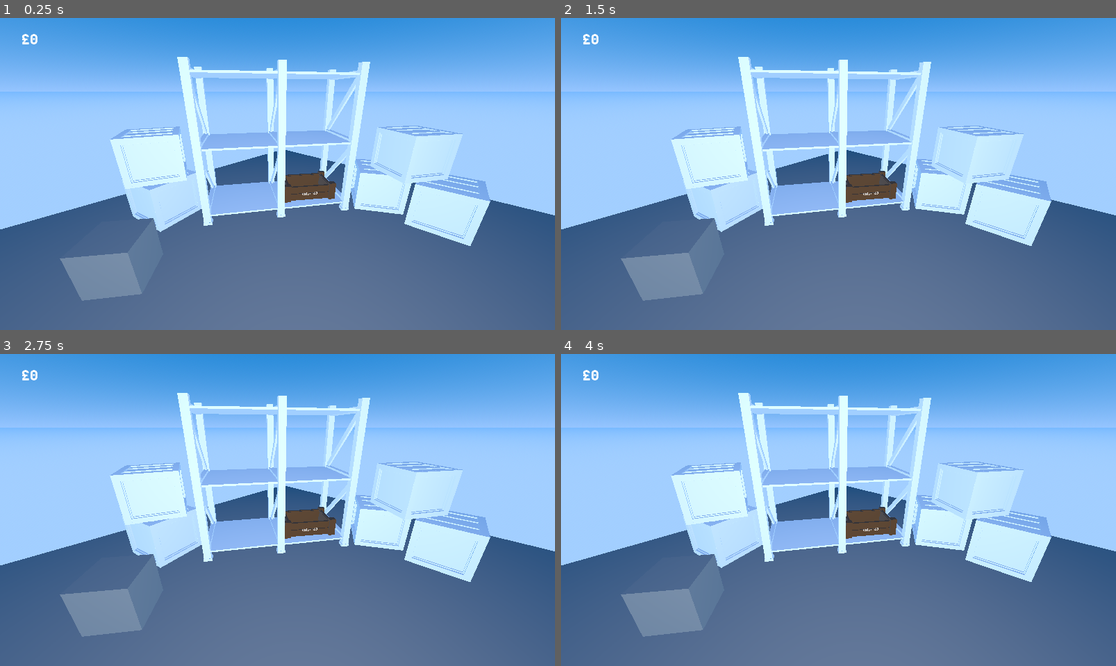
Above: before the commit, frames 1-4 (two rows, left to right).
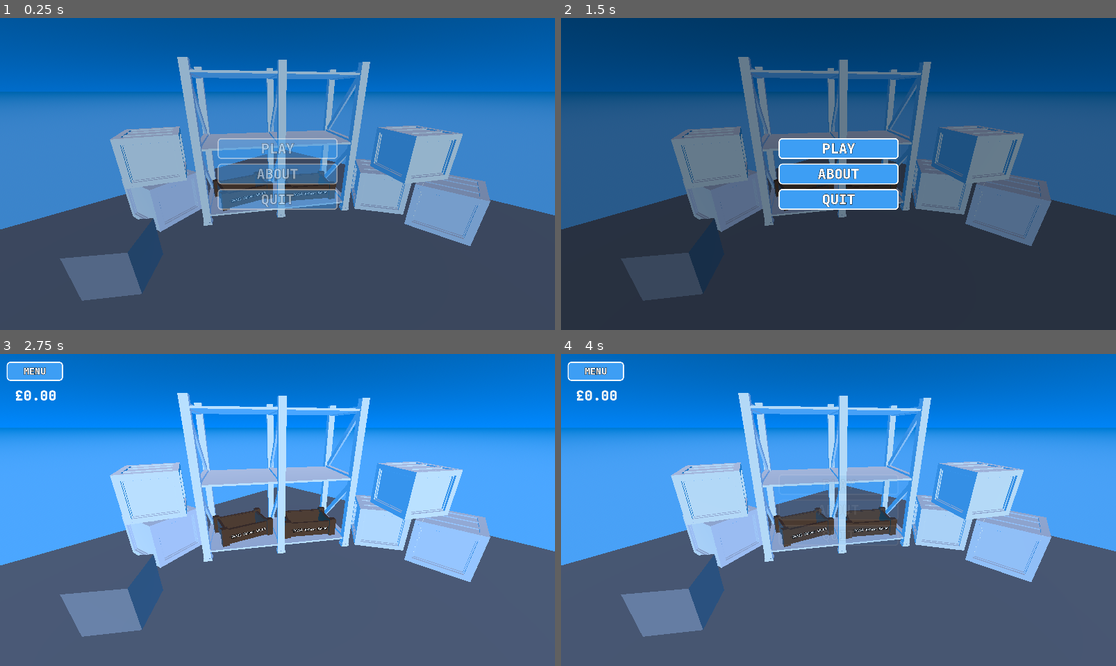
Above: after the commit, the same moments.

Repository: corporal1chicken/our-first-egg
Game: Godot game, scene res://world.tscn
Two runs of this game, one before a commit and one after it. Both use one fixed random seed, a clock stepped at 60 frames per second and the inputs below.
Inputs (mouse positions are in pixels of both pictures, inside the frame that each line leads up to):
- Up to frame 1 (0.25 s): no input
- Up to frame 2 (1.5 s): click (838, 174) at 0.5 s, where only the run after the commit has a clickable "ABOUT"; click (616, 301) at 1.25 s, where only the run after the commit has a clickable "BACK"
- Up to frame 3 (2.75 s): click (277, 485) at 2 s, where only the run after the commit has a clickable "PLAY"
- Up to frame 4 (4 s): click (594, 372) at 2.75 s, where only the run after the commit has a clickable "MENU"; click (838, 485) at 3.5 s, where only the run after the commit has a clickable "PLAY"

The runs differ from the first frame. In frame 1, 100% of the frame differs, in the area x 0-100%, y 0-100%; in frame 2, 100%; in frame 3, 80%; in frame 4, 88%.

Commit message:
Main Menu + Selling Eggs

Diff:
--- a/globals/manager.gd
+++ b/globals/manager.gd
@@ -1,7 +1,11 @@
 extends Node
+
+var is_on_menu: bool = true
 
 var holding_egg: bool = false
 var egg_scene: Interactable
+
+var player_money: float = 0.0
 
 func set_egg(egg: PackedScene):
 	var clone: Interactable = egg.instantiate()
@@ -14,9 +18,18 @@
 	holding_egg = true
 	Signals.is_holding_egg.emit()
 
+func cancel_egg():
+	holding_egg = false
+
+	Signals.finished_holding_egg.emit()
+
 func clear_egg():
 	egg_scene.queue_free()
 	egg_scene = null
 	holding_egg = false
 
 	Signals.finished_holding_egg.emit()
+
+func add_money(amount: float):
+	player_money += amount
+	Signals.update_ui.emit()
--- a/globals/signals.gd
+++ b/globals/signals.gd
@@ -5,3 +5,7 @@
 
 signal is_holding_egg()
 signal finished_holding_egg()
+
+signal update_ui()
+signal menu_opened()
+signal menu_closed()
--- /dev/null
+++ b/resources/buttons/hover.tres
@@ -0,0 +1,13 @@
+[gd_resource type="StyleBoxFlat" format=3 uid="uid://ycngd8comrtl"]
+
+[resource]
+bg_color = Color(0.08870471, 0.48033124, 0.79009646, 1)
+border_width_left = 4
+border_width_top = 4
+border_width_right = 4
+border_width_bottom = 4
+border_color = Color(1, 1, 1, 1)
+corner_radius_top_left = 12
+corner_radius_top_right = 12
+corner_radius_bottom_right = 12
+corner_radius_bottom_left = 12
--- /dev/null
+++ b/resources/buttons/normal.tres
@@ -0,0 +1,13 @@
+[gd_resource type="StyleBoxFlat" format=3 uid="uid://blhovwbquxv71"]
+
+[resource]
+bg_color = Color(0.23950037, 0.6202208, 0.95636564, 1)
+border_width_left = 4
+border_width_top = 4
+border_width_right = 4
+border_width_bottom = 4
+border_color = Color(1, 1, 1, 1)
+corner_radius_top_left = 12
+corner_radius_top_right = 12
+corner_radius_bottom_right = 12
+corner_radius_bottom_left = 12
--- a/scenes/crate/crate.gd
+++ b/scenes/crate/crate.gd
@@ -13,10 +13,18 @@
 @onready var red_outline: Node3D = $red_outline
 @onready var item_position: Node3D = $item_position
 
+enum State{FILLING, SELLING}
+
+var is_hovering: bool = false
+var current_state: State
+
 func _ready():
 	_add_to_group(self)
 
+	$current_value.text = "[0/%d] Value: £0.00" % [max_capacity]
+
 	default_position = self.position
+	current_state = State.SELLING
 
 	Signals.is_holding_egg.connect(_on_holding_egg)
 	Signals.finished_holding_egg.connect(_on_finished_holding_egg)
@@ -27,32 +35,47 @@
 
 	await tween.finished
 
+func _hover_actions(action: String):
+	block_hover = true
+	block_click = true
+
+	match action:
+		"start":
+			is_hovering = true
+			await _tween_crate("position", hover_position, 0.4)
+		"exit":
+			is_hovering = false
+			await _tween_crate("position", default_position, 0.4)
+
+	block_hover = false
+	block_click = false
+
 func start_hover():
 	if Manager.holding_egg: red_outline.visible = false
 
 	white_outline.visible = true
-	block_hover = true
-	block_click = true
-	await _tween_crate("position", hover_position, 0.4)
-	block_hover = false
-	block_click = false
+	_hover_actions("start")
 
 func exit_hover():
 	if Manager.holding_egg: red_outline.visible = true
 
 	white_outline.visible = false
-	block_hover = true
-	block_click = true
-	await _tween_crate("position", default_position, 0.4)
-	block_hover = false
-	block_click = false
+	_hover_actions("exit")
 
-func clicked():
+func _selling():
+	Manager.add_money(sell_value)
+	current_fill = 0
+	sell_value = 0.0
+	$current_value.text = "[0/%d] Value: £0.00" % [max_capacity]
+
+func _filling():
 	if not Manager.holding_egg: return
+	if not is_hovering: return
+	if is_full: return
 
 	block_hover = true
 	block_click = true
-	await _tween_crate("position", hover_position, 0.4)
+
 	await Manager.egg_scene.tween_egg("position", item_position.global_position, 0.8)
 
 	var multiplier: float = 1.0
@@ -61,14 +84,27 @@
 		multiplier = 0.5
 
 	sell_value += Manager.egg_scene.get_sell_value() * multiplier
-	$current_value.text = "Value: £%s0" % str(sell_value)
+	current_fill += 1
+
+	if current_fill >= max_capacity: is_full = true
+
+	$current_value.text = "[%d/%d] Value: £%s0" % [current_fill, max_capacity, str(sell_value)]
 
 	Manager.clear_egg()
 	block_hover = false
 	block_click = false
 
+func clicked():
+	match current_state:
+		0:
+			_filling()
+		1:
+			_selling()
+
 func _on_holding_egg():
 	red_outline.visible = true
+	current_state = State.FILLING
 
 func _on_finished_holding_egg():
 	red_outline.visible = false
+	current_state = State.SELLING
--- a/scenes/crate/crate.tscn
+++ b/scenes/crate/crate.tscn
@@ -1,7 +1,8 @@
-[gd_scene load_steps=6 format=3 uid="uid://ddikpf4n1i5wd"]
+[gd_scene load_steps=7 format=3 uid="uid://ddikpf4n1i5wd"]
 
 [ext_resource type="Script" uid="uid://bs481merf0egh" path="res://scenes/crate/crate.gd" id="1_jpei4"]
 [ext_resource type="PackedScene" uid="uid://bjw31wopisgbx" path="res://scenes/crate/crate.glb" id="2_j1jke"]
+[ext_resource type="FontFile" uid="uid://2lelg2toamun" path="res://assets/fonts/jetbrains_extrabold.ttf" id="3_3v208"]
 
 [sub_resource type="StandardMaterial3D" id="StandardMaterial3D_j1jke"]
 transparency = 1
@@ -66,9 +67,10 @@
 transform = Transform3D(0.99999976, 0, 0, 0, 0.99999976, 0, 0, 0, 0.99999976, -0.65075165, 0.23811248, -0.268968)
 
 [node name="current_value" type="Label3D" parent="."]
-transform = Transform3D(-4.371138e-08, 0, 0.99999976, 0, 0.99999976, 0, -0.99999976, 0, -4.371138e-08, 0.07380207, -0.054246802, -0.25830784)
-outline_modulate = Color(0, 0, 0, 0)
-text = "Value: £0"
+transform = Transform3D(-4.371138e-08, 0, 0.99999976, 0, 0.99999976, 0, -0.99999976, 0, -4.371138e-08, 0.07380207, -0.0542468, -0.28156188)
+text = "[0/4] Value: £0.00"
+font = ExtResource("3_3v208")
+font_size = 28
 
 [editable path="mesh"]
 [editable path="white_outline"]
--- a/scenes/egg/egg.gd
+++ b/scenes/egg/egg.gd
@@ -9,10 +9,15 @@
 const STARTING_OFFSET = Vector3(0.0, 4.0, 0.0)
 const DEFAULT_TWEEN_DURATION: float = 1.0
 
+enum State{IDLE, HELD}
+
 var current_type: Dictionary
+var current_state: State
 
 func _ready():
 	_add_to_group(self)
+
+	current_state = State.IDLE
 
 func _change_colour(colour: Color):
 	var material = mesh_instance.get_surface_override_material(0)
@@ -51,6 +56,11 @@
 	pass
 
 func clicked():
-	if Manager.holding_egg: return
-
-	Manager.set_holding_egg()
+	match current_state:
+		0:
+			if Manager.holding_egg: return
+			Manager.set_holding_egg()
+			current_state = State.HELD
+		1:
+			Manager.cancel_egg()
+			current_state = State.IDLE
--- a/scripts/hover.gd
+++ b/scripts/hover.gd
@@ -5,6 +5,8 @@
 var current_hover = null
 
 func _process(_delta: float):
+	if Manager.is_on_menu: return
+
 	var mouse_position = get_viewport().get_mouse_position()
 
 	var from = camera_3d.project_ray_origin(mouse_position)
--- /dev/null
+++ b/ui/main_menu/main_menu.gd
@@ -0,0 +1,55 @@
+extends Control
+
+@onready var animation_player: AnimationPlayer = $AnimationPlayer
+
+var links: Dictionary = {
+	notion = "https://corporalchicken.notion.site/Our-First-Egg-308a5d2ada1580b780b7dc8305b3e9f7?source=copy_link",
+	youtube = "https://www.youtube.com/playlist?list=PLWUHEaMTtDoHS7ipke7ca7oxRGoZvP9HI"
+}
+
+func _ready() -> void:
+	show_menu()
+
+	for button in $ColorRect/VBoxContainer.get_children():
+		button.pressed.connect(_on_option_pressed.bind(button))
+
+	for button in $ColorRect/about_screen/links.get_children():
+		button.pressed.connect(_on_link_pressed.bind(button))
+
+func _on_option_pressed(button: Button):
+	match button.name:
+		"play":
+			hide_menu()
+		"about":
+			$ColorRect/VBoxContainer.visible = false
+			$ColorRect/about_screen.visible = true
+		"quit":
+			get_tree().quit()
+
+	button.release_focus()
+
+func _on_back_pressed() -> void:
+	$ColorRect/VBoxContainer.visible = true
+	$ColorRect/about_screen.visible = false
+
+func _on_link_pressed(button: Button):
+	OS.shell_open(links[button.name])
+	button.release_focus()
+
+func show_menu():
+	Manager.is_on_menu = true
+	self.visible = true
+
+	Signals.menu_opened.emit()
+
+	animation_player.play_backwards("play")
+
+func hide_menu():
+	Manager.is_on_menu = false
+
+	Signals.menu_closed.emit()
+
+	animation_player.play("play")
+	await animation_player.animation_finished
+
+	self.visible = false
--- /dev/null
+++ b/ui/main_menu/main_menu.tscn
@@ -0,0 +1,203 @@
+[gd_scene load_steps=8 format=3 uid="uid://3xj71bw3hus4"]
+
+[ext_resource type="Theme" uid="uid://byc6vgm5a6k8w" path="res://resources/default.tres" id="1_mu8pm"]
+[ext_resource type="Script" uid="uid://2eqlbmxx5g8w" path="res://ui/main_menu/main_menu.gd" id="1_uhj5c"]
+[ext_resource type="StyleBox" uid="uid://blhovwbquxv71" path="res://resources/buttons/normal.tres" id="3_omy8q"]
+[ext_resource type="StyleBox" uid="uid://ycngd8comrtl" path="res://resources/buttons/hover.tres" id="4_i5wg5"]
+
+[sub_resource type="Animation" id="Animation_mu8pm"]
+resource_name = "play"
+length = 0.5
+tracks/0/type = "value"
+tracks/0/imported = false
+tracks/0/enabled = true
+tracks/0/path = NodePath("ColorRect:modulate")
+tracks/0/interp = 2
+tracks/0/loop_wrap = true
+tracks/0/keys = {
+"times": PackedFloat32Array(0, 0.5),
+"transitions": PackedFloat32Array(1, 1),
+"update": 0,
+"values": [Color(1, 1, 1, 1), Color(1, 1, 1, 0)]
+}
+
+[sub_resource type="Animation" id="Animation_omy8q"]
+length = 0.001
+tracks/0/type = "value"
+tracks/0/imported = false
+tracks/0/enabled = true
+tracks/0/path = NodePath("ColorRect:modulate")
+tracks/0/interp = 1
+tracks/0/loop_wrap = true
+tracks/0/keys = {
+"times": PackedFloat32Array(0),
+"transitions": PackedFloat32Array(1),
+"update": 0,
+"values": [Color(1, 1, 1, 1)]
+}
+
+[sub_resource type="AnimationLibrary" id="AnimationLibrary_i5wg5"]
+_data = {
+&"RESET": SubResource("Animation_omy8q"),
+&"play": SubResource("Animation_mu8pm")
+}
+
+[node name="main_menu" type="Control"]
+layout_mode = 3
+anchors_preset = 15
+anchor_right = 1.0
+anchor_bottom = 1.0
+grow_horizontal = 2
+grow_vertical = 2
+mouse_filter = 2
+theme = ExtResource("1_mu8pm")
+script = ExtResource("1_uhj5c")
+
+[node name="ColorRect" type="ColorRect" parent="."]
+layout_mode = 1
+anchors_preset = 15
+anchor_right = 1.0
+anchor_bottom = 1.0
+grow_horizontal = 2
+grow_vertical = 2
+color = Color(0, 0, 0, 0.45490196)
+
+[node name="VBoxContainer" type="VBoxContainer" parent="ColorRect"]
+layout_mode = 1
+anchors_preset = 8
+anchor_left = 0.5
+anchor_top = 0.5
+anchor_right = 0.5
+anchor_bottom = 0.5
+offset_left = -207.5
+offset_top = -254.5
+offset_right = 207.5
+offset_bottom = 254.5
+grow_horizontal = 2
+grow_vertical = 2
+theme_override_constants/separation = 16
+alignment = 1
+
+[node name="play" type="Button" parent="ColorRect/VBoxContainer"]
+layout_mode = 2
+theme_override_colors/font_color = Color(1, 1, 1, 1)
+theme_override_constants/outline_size = 4
+theme_override_font_sizes/font_size = 48
+theme_override_styles/normal = ExtResource("3_omy8q")
+theme_override_styles/pressed = ExtResource("4_i5wg5")
+theme_override_styles/hover = ExtResource("4_i5wg5")
+text = "PLAY"
+
+[node name="about" type="Button" parent="ColorRect/VBoxContainer"]
+layout_mode = 2
+theme_override_colors/font_color = Color(1, 1, 1, 1)
+theme_override_constants/outline_size = 4
+theme_override_font_sizes/font_size = 48
+theme_override_styles/normal = ExtResource("3_omy8q")
+theme_override_styles/pressed = ExtResource("4_i5wg5")
+theme_override_styles/hover = ExtResource("4_i5wg5")
+text = "ABOUT"
+
+[node name="quit" type="Button" parent="ColorRect/VBoxContainer"]
+layout_mode = 2
+theme_override_colors/font_color = Color(1, 1, 1, 1)
+theme_override_constants/outline_size = 4
+theme_override_font_sizes/font_size = 48
+theme_override_styles/normal = ExtResource("3_omy8q")
+theme_override_styles/pressed = ExtResource("4_i5wg5")
+theme_override_styles/hover = ExtResource("4_i5wg5")
+text = "QUIT"
+
+[node name="about_screen" type="ColorRect" parent="ColorRect"]
+visible = false
+layout_mode = 1
+anchors_preset = 15
+anchor_right = 1.0
+anchor_bottom = 1.0
+grow_horizontal = 2
+grow_vertical = 2
+color = Color(0, 0, 0, 0)
+
+[node name="back" type="Button" parent="ColorRect/about_screen"]
+layout_mode = 1
+anchors_preset = -1
+anchor_left = 0.0109375
+anchor_top = 0.8759259
+anchor_right = 0.18072917
+anchor_bottom = 0.9425926
+offset_top = 6.1035156e-05
+grow_vertical = 0
+theme_override_colors/font_color = Color(1, 1, 1, 1)
+theme_override_constants/outline_size = 4
+theme_override_font_sizes/font_size = 48
+theme_override_styles/normal = ExtResource("3_omy8q")
+theme_override_styles/pressed = ExtResource("4_i5wg5")
+theme_override_styles/hover = ExtResource("4_i5wg5")
+text = "BACK"
+metadata/_edit_use_anchors_ = true
+
+[node name="description" type="RichTextLabel" parent="ColorRect/about_screen"]
+layout_mode = 1
+anchors_preset = -1
+anchor_left = 0.051041666
+anchor_top = 0.08888889
+anchor_right = 0.94895834
+anchor_bottom = 0.5
+grow_horizontal = 2
+grow_vertical = 2
+theme_override_font_sizes/normal_font_size = 52
+text = "a lot of text goes here
+
+
+
+
+-------------------------------------------------"
+horizontal_alignment = 1
+metadata/_edit_use_anchors_ = true
+
+[node name="links" type="HBoxContainer" parent="ColorRect/about_screen"]
+layout_mode = 1
+anchors_preset = 8
+anchor_left = 0.5
+anchor_top = 0.5
+anchor_right = 0.5
+anchor_bottom = 0.5
+offset_left = -589.0
+offset_top = -7.0
+offset_right = 589.0
+offset_bottom = 106.0
+grow_horizontal = 2
+grow_vertical = 2
+theme_override_constants/separation = 16
+alignment = 1
+
+[node name="youtube" type="Button" parent="ColorRect/about_screen/links"]
+layout_mode = 2
+size_flags_horizontal = 3
+theme_override_colors/font_color = Color(1, 1, 1, 1)
+theme_override_constants/outline_size = 4
+theme_override_font_sizes/font_size = 60
+theme_override_styles/normal = ExtResource("3_omy8q")
+theme_override_styles/pressed = ExtResource("4_i5wg5")
+theme_override_styles/hover = ExtResource("4_i5wg5")
+text = "YouTube"
+metadata/_edit_use_anchors_ = true
+
+[node name="notion" type="Button" parent="ColorRect/about_screen/links"]
+layout_mode = 2
+size_flags_horizontal = 3
+theme_override_colors/font_color = Color(1, 1, 1, 1)
+theme_override_constants/outline_size = 4
+theme_override_font_sizes/font_size = 60
+theme_override_styles/normal = ExtResource("3_omy8q")
+theme_override_styles/pressed = ExtResource("4_i5wg5")
+theme_override_styles/hover = ExtResource("4_i5wg5")
+text = "Notion"
+metadata/_edit_use_anchors_ = true
+
+[node name="AnimationPlayer" type="AnimationPlayer" parent="."]
+libraries = {
+&"": SubResource("AnimationLibrary_i5wg5")
+}
+
+[connection signal="pressed" from="ColorRect/about_screen/back" to="." method="_on_back_pressed"]
--- a/ui/user_interface.gd
+++ b/ui/user_interface.gd
@@ -5,6 +5,9 @@
 func _ready():
 	Signals.hover_started.connect(_on_hover_started)
 	Signals.hover_ended.connect(_on_hover_ended)
+	Signals.update_ui.connect(_on_update_ui)
+	Signals.menu_opened.connect(_on_menu_opened)
+	Signals.menu_closed.connect(_on_menu_closed)
 
 func _on_hover_started(hover_text):
 	interaction_label.text = hover_text
@@ -13,5 +16,16 @@
 func _on_hover_ended():
 	interaction_label.visible = false
 
-func _on_crates_sold():
-	pass
+func _on_update_ui():
+	$CanvasLayer/money.text = "£%s0" % str(Manager.player_money)
+
+func _on_menu_opened():
+	$CanvasLayer/menu.visible = false
+	$CanvasLayer/money.visible = false
+
+func _on_menu_closed():
+	$CanvasLayer/menu.visible = true
+	$CanvasLayer/money.visible = true
+
+func _on_button_pressed():
+	$CanvasLayer/main_menu.show_menu()
--- a/ui/user_interface.tscn
+++ b/ui/user_interface.tscn
@@ -1,8 +1,11 @@
-[gd_scene load_steps=4 format=3 uid="uid://dwk11d5qjyiai"]
+[gd_scene load_steps=7 format=3 uid="uid://dwk11d5qjyiai"]
 
 [ext_resource type="Theme" uid="uid://byc6vgm5a6k8w" path="res://resources/default.tres" id="1_i7dvk"]
 [ext_resource type="Script" uid="uid://b2sjugmasc1ns" path="res://ui/user_interface.gd" id="1_kxhmu"]
 [ext_resource type="FontFile" uid="uid://2lelg2toamun" path="res://assets/fonts/jetbrains_extrabold.ttf" id="3_juc2q"]
+[ext_resource type="PackedScene" uid="uid://3xj71bw3hus4" path="res://ui/main_menu/main_menu.tscn" id="4_5skvp"]
+[ext_resource type="StyleBox" uid="uid://blhovwbquxv71" path="res://resources/buttons/normal.tres" id="5_wy7nh"]
+[ext_resource type="StyleBox" uid="uid://ycngd8comrtl" path="res://resources/buttons/hover.tres" id="6_bmx2r"]
 
 [node name="user_interface" type="Control"]
 layout_mode = 3
@@ -38,10 +41,32 @@
 vertical_alignment = 1
 
 [node name="money" type="RichTextLabel" parent="CanvasLayer"]
-offset_right = 207.0
-offset_bottom = 149.0
+visible = false
+offset_left = 21.0
+offset_top = 110.0
+offset_right = 228.0
+offset_bottom = 179.0
 theme_override_fonts/normal_font = ExtResource("3_juc2q")
 theme_override_font_sizes/normal_font_size = 48
-text = "£0"
+text = "£0.00"
 horizontal_alignment = 1
 vertical_alignment = 1
+
+[node name="main_menu" parent="CanvasLayer" instance=ExtResource("4_5skvp")]
+
+[node name="menu" type="Button" parent="CanvasLayer"]
+visible = false
+offset_left = 23.0
+offset_top = 27.0
+offset_right = 218.0
+offset_bottom = 93.0
+theme_override_colors/font_color = Color(1, 1, 1, 1)
+theme_override_constants/outline_size = 4
+theme_override_fonts/font = ExtResource("3_juc2q")
+theme_override_font_sizes/font_size = 32
+theme_override_styles/normal = ExtResource("5_wy7nh")
+theme_override_styles/pressed_mirrored = ExtResource("5_wy7nh")
+theme_override_styles/hover = ExtResource("6_bmx2r")
+text = "MENU"
+
+[connection signal="pressed" from="CanvasLayer/menu" to="." method="_on_button_pressed"]
--- a/world.tscn
+++ b/world.tscn
@@ -9,10 +9,10 @@
 [ext_resource type="PackedScene" uid="uid://6f5dggfdh0rf" path="res://assets/meshes/large_crate.glb" id="7_pkg7o"]
 
 [sub_resource type="ProceduralSkyMaterial" id="ProceduralSkyMaterial_gv5m4"]
-sky_top_color = Color(0, 0.4561432, 0.796217, 1)
-sky_horizon_color = Color(0.5878827, 0.77331084, 1, 1)
-ground_bottom_color = Color(0.63514894, 0.8104832, 0.9999992, 1)
-ground_horizon_color = Color(0.47000384, 0.72830206, 0.99999803, 1)
+sky_top_color = Color(0, 0.33471826, 0.59548074, 1)
+sky_horizon_color = Color(0.012199605, 0.5351886, 0.99998957, 1)
+ground_bottom_color = Color(0.29361096, 0.6517652, 0.9999966, 1)
+ground_horizon_color = Color(0, 0.49402648, 0.8588477, 1)
 
 [sub_resource type="Sky" id="Sky_f3sb7"]
 sky_material = SubResource("ProceduralSkyMaterial_gv5m4")
@@ -43,10 +43,17 @@
 
 [node name="crates" type="Node3D" parent="build"]
 
-[node name="crate" parent="build/crates" instance=ExtResource("5_036b0")]
+[node name="basic" parent="build/crates" instance=ExtResource("5_036b0")]
 transform = Transform3D(0.30494127, 0, 0.39624593, 0, 0.5, 0, -0.39624593, 0, 0.30494127, -2.0198107, 0.52806133, 1.0512773)
 accepts = "basic"
 hover_position = Vector3(-1.59, 0.526, 0.465)
+
+[node name="basic2" parent="build/crates" instance=ExtResource("5_036b0")]
+transform = Transform3D(0.15237404, 0, 0.4762165, 0, 0.5, 0, -0.4762165, 0, 0.15237404, -0.97779673, 0.52806133, 1.8556213)
+accepts = "rare"
+max_capacity = 2
+hover_position = Vector3(-0.66, 0.526, 1.333)
+hover_text = "Rare Crate"
 
 [node name="decor" type="Node3D" parent="build"]
 
@@ -68,14 +75,12 @@
 [node name="Camera3D" type="Camera3D" parent="."]
 transform = Transform3D(-0.68835455, -0.27173004, 0.6725555, 0, 0.92718387, 0.3746066, -0.72537446, 0.25786212, -0.6382312, 1.2172517, 2.5356507, -1.2437899)
 
-[node name="SpotLight3D" type="SpotLight3D" parent="."]
-transform = Transform3D(-0.82114923, -0.23213013, 0.5213728, 0, 0.9135454, 0.40673664, -0.5707136, 0.33399147, -0.7501571, 1.4746647, 2.805417, -2.2078736)
-spot_range = 12.022
-spot_attenuation = 0.38
-spot_angle = 91.99
-
 [node name="user_interface" parent="." instance=ExtResource("4_aqk2v")]
 
 [node name="chicken" parent="." instance=ExtResource("4_036b0")]
 transform = Transform3D(0.5434251, 0, -0.441236, 0, 0.7, 0, 0.441236, 0, 0.5434251, 1.1285251, 0.45620292, 1.7815998)
 egg = ExtResource("5_dwbse")
+
+[node name="DirectionalLight3D" type="DirectionalLight3D" parent="."]
+transform = Transform3D(-0.85775065, -0.23591211, 0.45673794, 0.0053635146, 0.88432556, 0.46684036, -0.5140382, 0.40288228, -0.7572653, 4.569177, 6.444495, -8.916667)
+light_energy = 0.5
Not shown, added: ui/main_menu/main_menu.gd.uid
